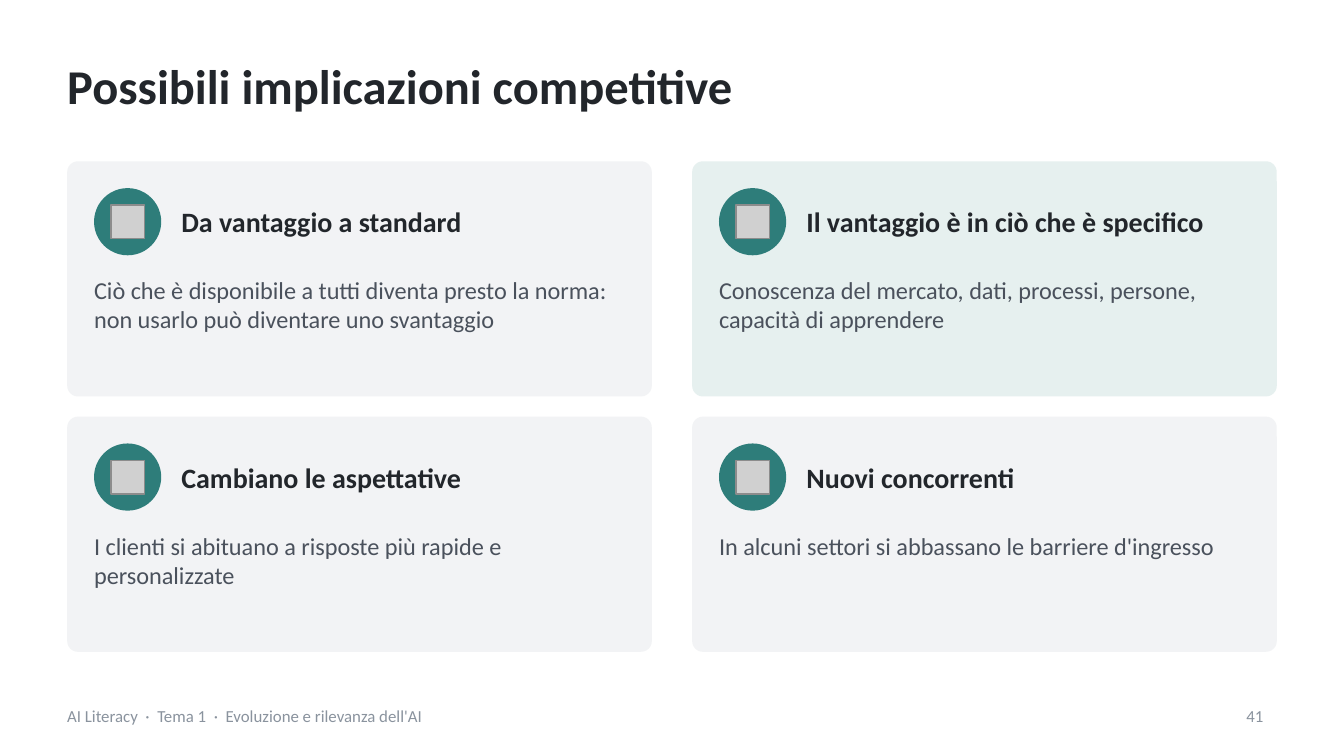
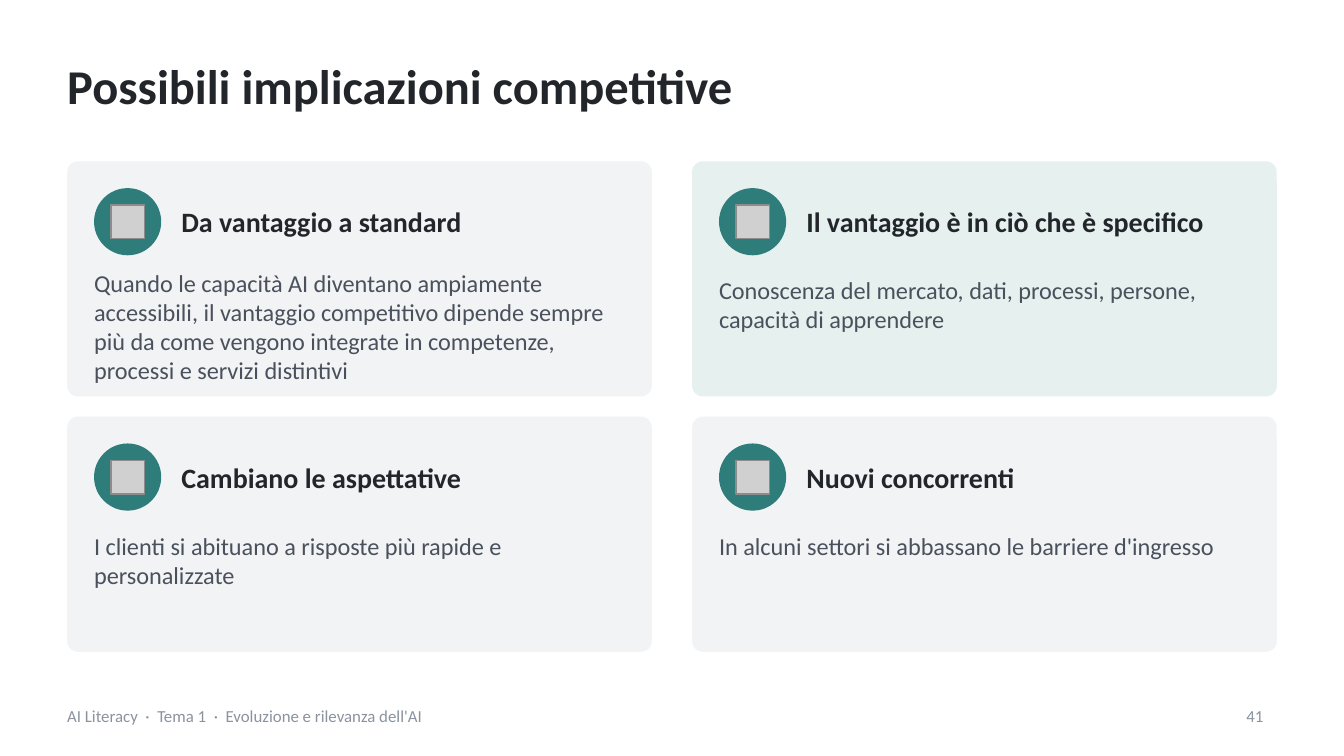
Before and after one commit to NetAi-IT/Formazione-AI-Literacy-Official, a slide deck: slide 41 of Base/Tema1_Evoluzione_e_rilevanza_AI.pptx. Drawn at 1344x756 pixels with LibreOffice and Linux fonts; fonts in the diff are those of the drawing; grey boxes stand for pictures. Boxes give left, top, right and bottom in pixels: in the first picture for what was removed or moved away, otherwise in the second. Text is boxed around its words. In the diff, an @@ line names an element or a change of style, - is before the commit and + after.

```diff
--- a/Base/Tema1_Evoluzione_e_rilevanza_AI.pptx
+++ b/Base/Tema1_Evoluzione_e_rilevanza_AI.pptx
@@ text at <box>94,275,604,383</box>: text changed @@
-Ciò che è disponibile a tutti diventa presto la norma: non usarlo può diventare uno svantaggio
+Quando le capacità AI diventano ampiamente accessibili, il vantaggio competitivo dipende sempre più da come vengono integrate in competenze, processi e servizi distintivi
```
Also in this commit, not shown: 36 other slides changed, 6 other files.
